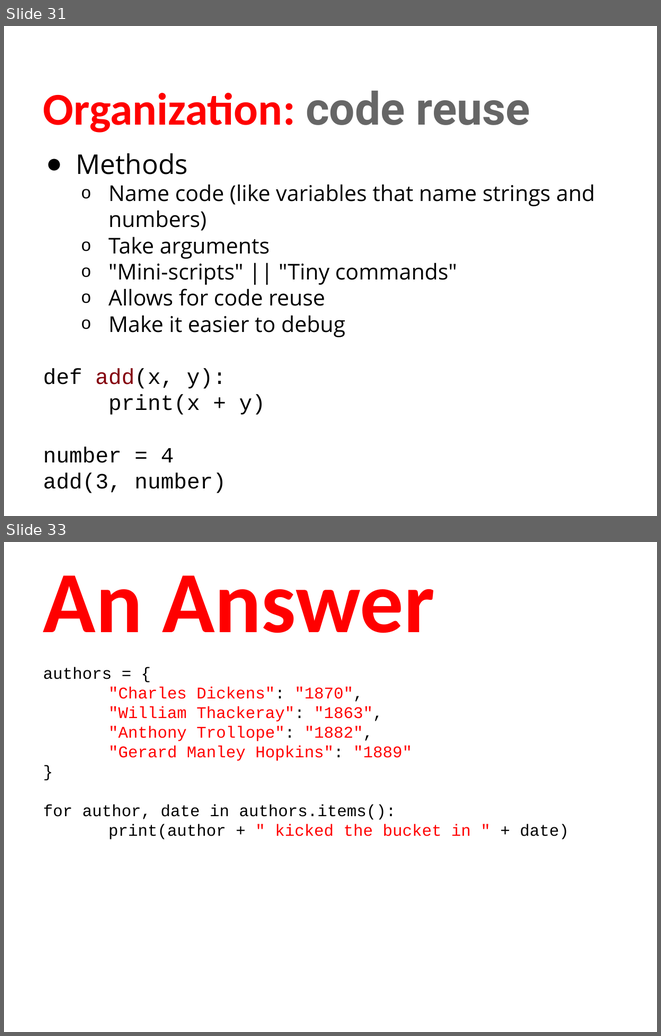
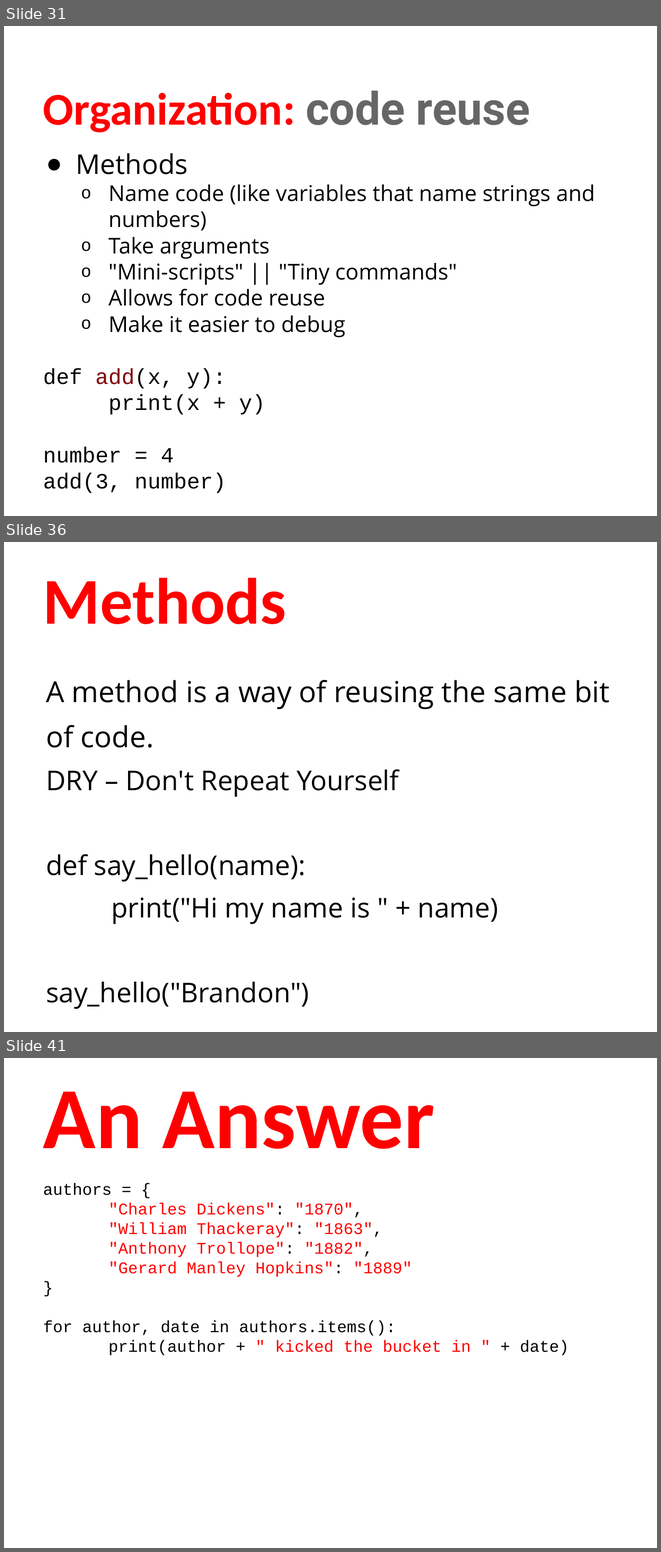
Before and after one commit to humanitiesprogramming/slides, a slide deck: 2018/python/Python Programming Concepts II.pptx. Shown one above the other, each under a label of ours: slides 31 and 33 before the commit, slides 31, 36 and 41 after it; the slides between them are not shown. The pictures are 661x1036 and 661x1552 pixels, drawn with LibreOffice and Linux fonts; fonts in the diff are those of the drawing. Boxes give left, top, right and bottom in pixels: in the first picture for what was removed or moved away, otherwise in the second. Text is boxed around its words. In the diff, an @@ line names an element or a change of style, - is before the commit and + after.

Commit message:
Update method work

```diff
--- a/2018/python/Python Programming Concepts II.pptx
+++ b/2018/python/Python Programming Concepts II.pptx
@@ slide 36 added at [4,542,657,1032], background #FFFFFF @@
@@ title added at [43,578,286,624], 72 pt, text #FF0000, bold @@
+Methods
@@ text added at [46,680,610,1009], 30 pt, text #000000 @@
+A method is a way of reusing the same bit of code.
+DRY – Don't Repeat Yourself
+def say_hello(name):
+print("Hi my name is " + name)
+say_hello("Brandon")
@@ what was slide 33 is now slide 41 @@
```
Also in this commit, not shown: 1 slide changed, 7 other slides added, 1 other file.
